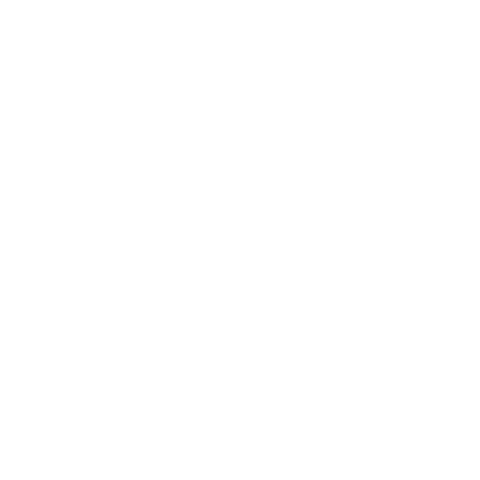
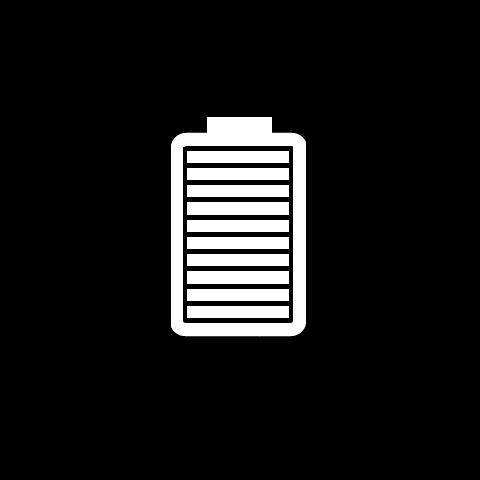
Revision of a layered 480 × 480 image; what changed, layer by layer:
added group "Gruppe 1 Kopie" with 1 layers above "Gruppe 1" over <box>171,117,306,337</box>
added layer "Ebene 4 Kopie 4" in group "Gruppe 1 Kopie" over <box>171,117,306,337</box>
hid "Ebene 4", moved it into group "Gruppe 1" over <box>92,79,388,290</box>
moved "Ebene 5 Kopie" into group "Gruppe 1" over <box>260,140,359,262</box>
moved "Ebene 2" into group "Gruppe 1" over <box>103,140,228,264</box>
hid "Ebene 0 Kopie", moved it into group "Gruppe 1" over <box>97,305,385,389</box>
showed "Ebene 3" over <box>0,0,480,480</box>
